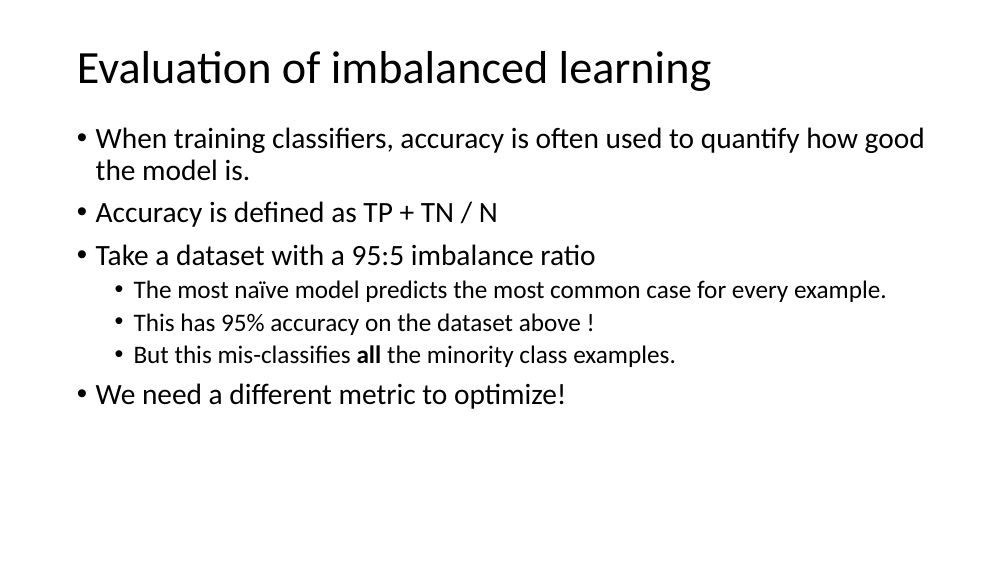
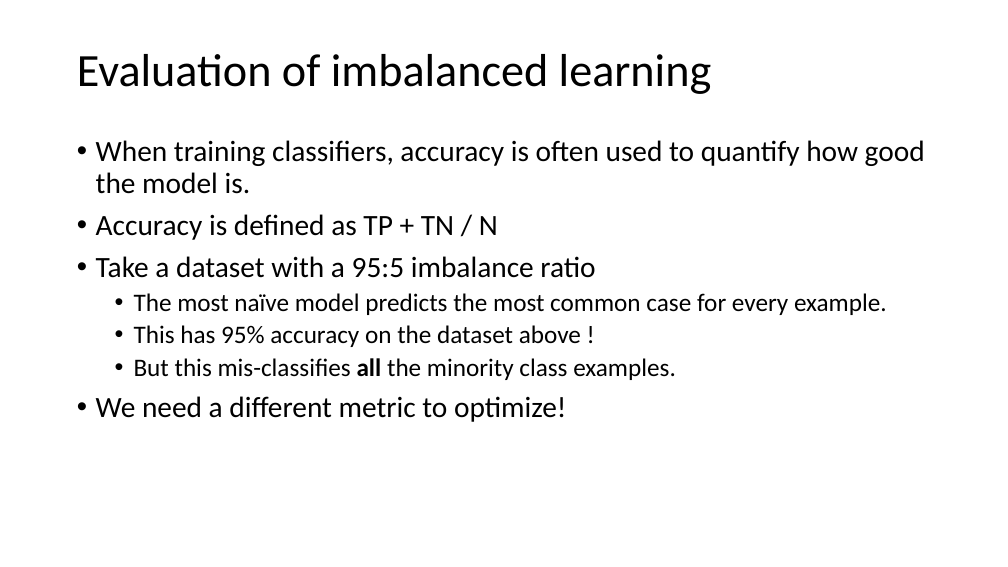
Before and after one commit to timgasser/acm_imbalanced_learning, a slide deck: slide 6 of acm_imbalance_datasets.pptx. Drawn at 1008x567 pixels with LibreOffice and Linux fonts; fonts in the diff are those of the drawing. Boxes give left, top, right and bottom in pixels: in the first picture for what was removed or moved away, otherwise in the second. Text is boxed around its words. In the diff, an @@ line names an element or a change of style, - is before the commit and + after.

```diff
--- a/acm_imbalance_datasets.pptx
+++ b/acm_imbalance_datasets.pptx
@@ text "When training classifiers, accuracy is ..." moved from (x1=96, y1=127, x2=925, y2=409) to (x1=96, y1=140, x2=925, y2=422) @@
```
Also in this commit, not shown: 18 other slides changed, 5 slides added, 4 other files.
